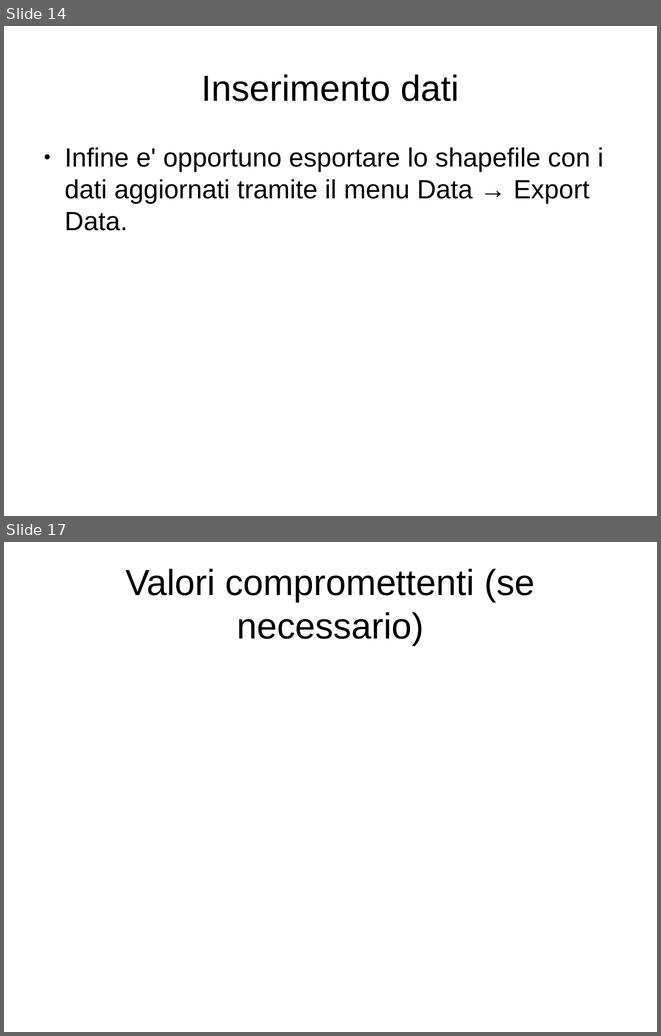
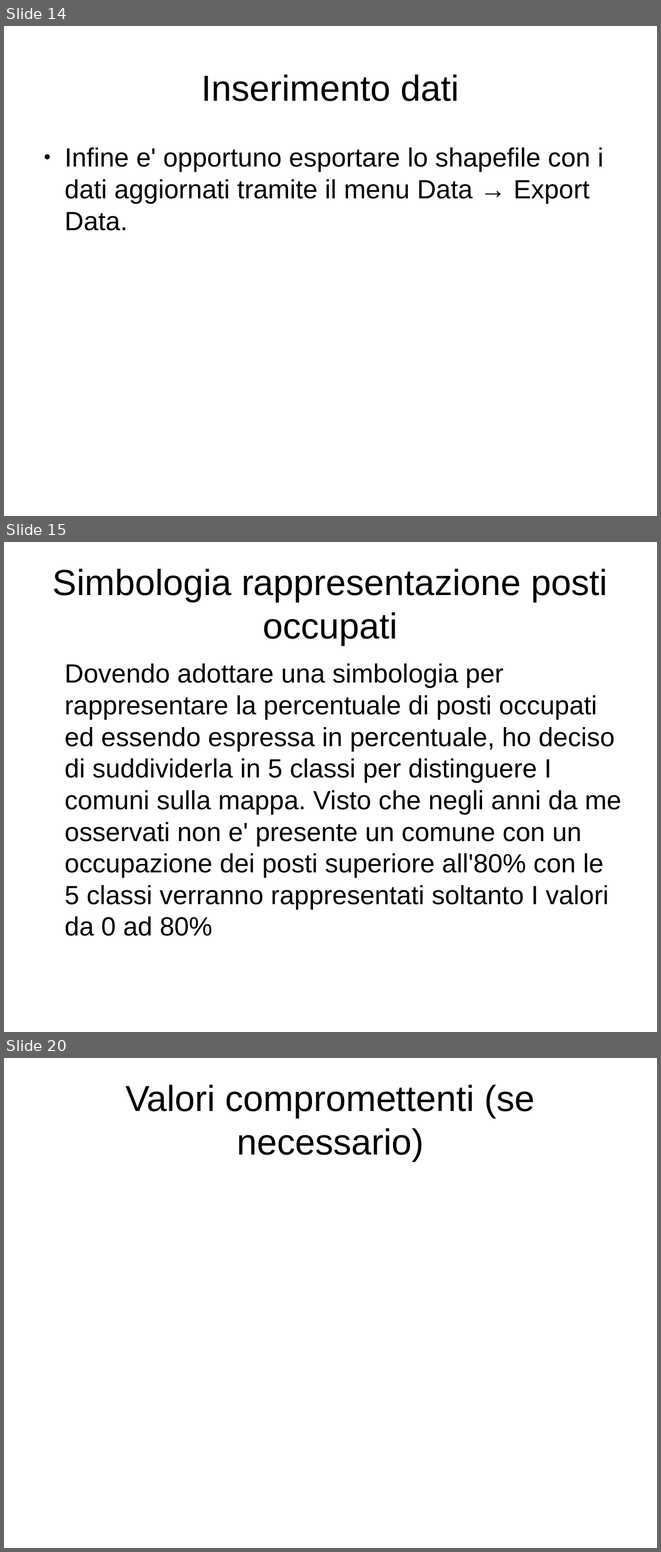
Before and after one commit to MascioSpam/esame_bdt, a slide deck: relazione.odp. Shown one above the other, each under a label of ours: slides 14 and 17 before the commit, slides 14, 15 and 20 after it; the slides between them are not shown. The pictures are 661x1036 and 661x1552 pixels, drawn with LibreOffice and Linux fonts; fonts in the diff are those of the drawing. Boxes give left, top, right and bottom in pixels: in the first picture for what was removed or moved away, otherwise in the second. Text is boxed around its words. In the diff, an @@ line names an element or a change of style, - is before the commit and + after.

```diff
--- a/relazione.odp
+++ b/relazione.odp
@@ slide 15 added at (4,542,657,1032), background #FFFFFF @@
@@ title added at (53,568,608,645), 44 pt, text #000000 @@
+Simbologia rappresentazione posti occupati
@@ text added at (64,663,621,936), 32 pt, text #000000 @@
+Dovendo adottare una simbologia per rappresentare la percentuale di posti occupati ed essendo espressa in percentuale, ho deciso di suddividerla in 5 classi per distinguere I comuni sulla mappa. Visto che negli anni da me osservati non e' presente un comune con un occupazione dei posti superiore all'80% con le 5 classi verranno rappresentati soltanto I valori da 0 ad 80%
@@ what was slide 17 is now slide 20 @@
```
Also in this commit, not shown: 3 slides changed, 4 other slides added, 2 slides removed, 1 other file.
